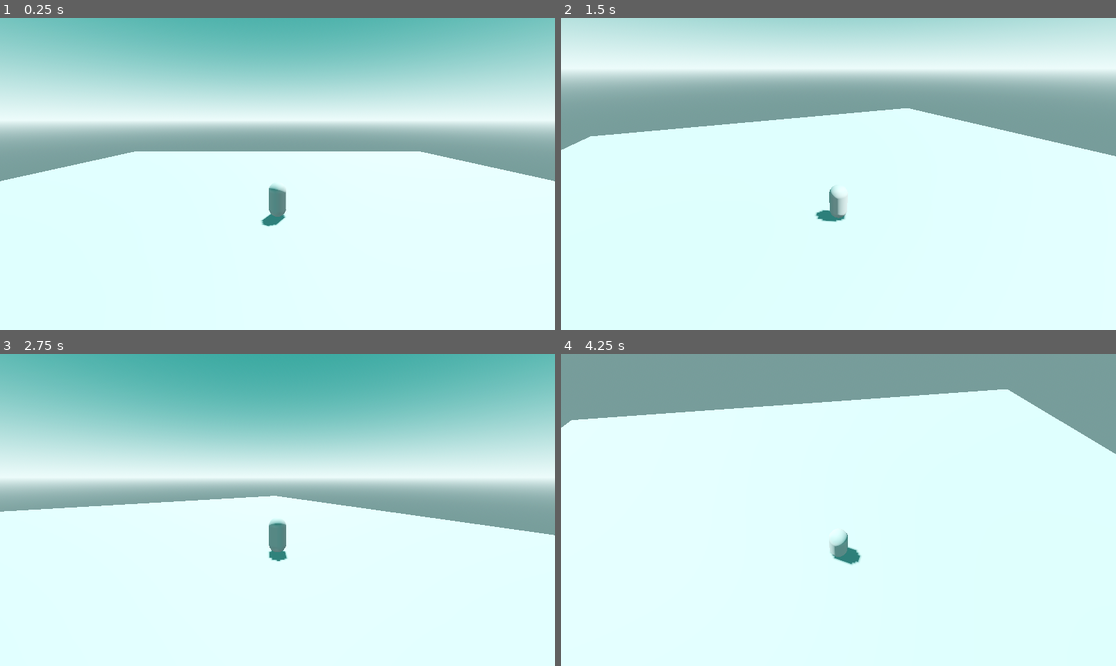
Above: before the commit, frames 1-4 (two rows, left to right).
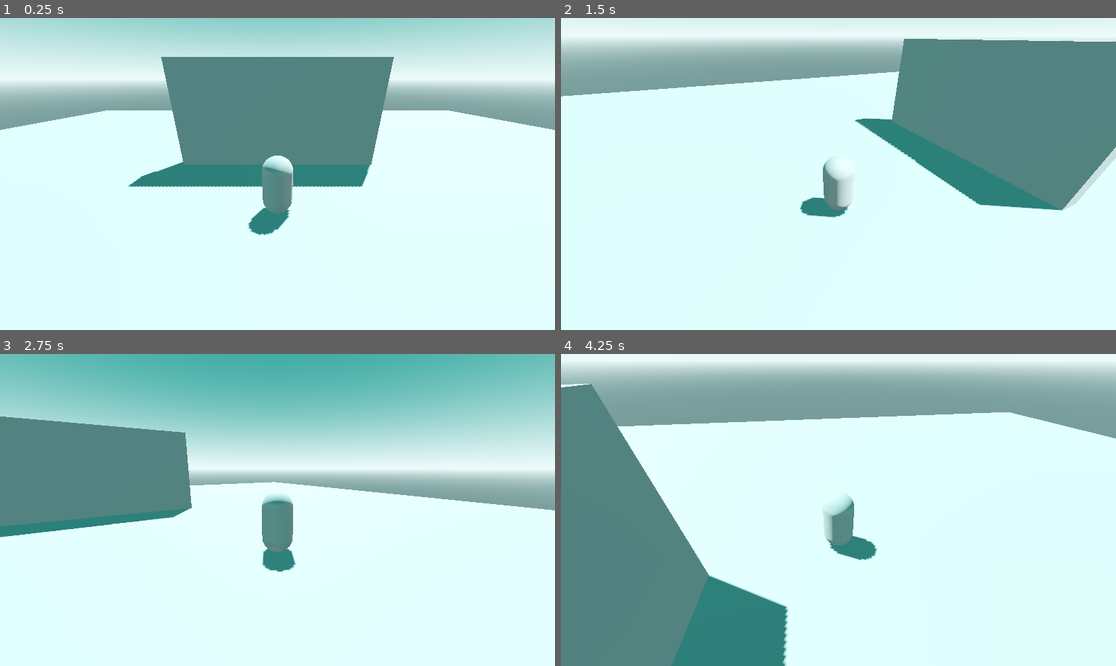
Above: after the commit, the same moments.

Repository: cliff-lilly-jean/botw-clone-v1
Game: Godot game, scene res://scenes/level.tscn
The game is run twice, just before and just after one commit, with the same random seed, the same clock (stepped at 60 frames per second) and the same inputs.
Inputs (mouse positions are in pixels of both pictures, inside the frame that each line leads up to):
- Up to frame 1 (0.25 s): no input
- Up to frame 2 (1.5 s): tap Enter at 0.5 s; move the mouse to (960, 158) at 0.52 s; hold D (right) 0.53-1.28 s; tap Space (jump) at 0.6, 0.77, 1.07, 1.35 s; move the mouse to (727, 189) at 1.27 s; hold S (backward) from 1.28 s (still down)
- Up to frame 3 (2.75 s): tap Space (jump) at 1.52, 1.82, 2.1 s; move the mouse to (333, 441) at 2.02 s; release S (backward) at 2.03 s; hold D (right) from 2.03 s (still down)
- Up to frame 4 (4.25 s): move the mouse to (810, 572) at 2.77 s; release D (right) at 2.78 s; hold W (forward) 2.78-3.53 s; tap Space (jump) at 2.85, 3.02, 3.32, 3.6, 3.77, 4.07 s; move the mouse to (1005, 556) at 3.52 s; hold A (left) from 3.53 s (still down)

The runs differ from the first frame. In frame 1, 47% of the frame differs, in the area x 0-100%, y 0-70%; in frame 2, 42%; in frame 3, 19%; in frame 4, 35%.

Commit message:
added the camera rotation and the jump mechanic to the player

Diff:
--- a/scenes/entities/player/camera_controller.gd
+++ b/scenes/entities/player/camera_controller.gd
@@ -1,7 +1,10 @@
 extends Node3D
 
+@export var min_limit_x : float
+@export var max_limit_x : float
 @export var horizontal_acceleration : float = 2.0
 @export var vertical_acceleration : float = 1.0
+@export var mouse_acceleration: float = 0.005
 
 func _process(delta: float) -> void:
 
@@ -13,7 +16,7 @@
 
 func _input(event: InputEvent) -> void:
 	if event is InputEventMouseMotion:
-		rotate_from_vector(event.relative * 0.005)
+		rotate_from_vector(event.relative * mouse_acceleration)
 
 
 func rotate_from_vector(v: Vector2) -> void:
@@ -24,4 +27,4 @@
 
 	# rotate vertically along the x axis and clamp the rotation
 	rotation.x -= v.y
-	rotation.x = clampf(rotation.x, -0.8, 0.1)
+	rotation.x = clampf(rotation.x, min_limit_x, max_limit_x)
--- a/scenes/entities/player/camera_controller.tscn
+++ b/scenes/entities/player/camera_controller.tscn
@@ -2,8 +2,12 @@
 
 [ext_resource type="Script" uid="uid://c575kblvgf2io" path="res://scenes/entities/player/camera_controller.gd" id="1_vt637"]
 
-[node name="CameraController" type="Node3D" unique_id=783146218]
+[sub_resource type="SphereShape3D" id="SphereShape3D_vt637"]
+
+[node name="CameraController" type="SpringArm3D" unique_id=910783868]
+shape = SubResource("SphereShape3D_vt637")
+spring_length = 6.5
 script = ExtResource("1_vt637")
 
 [node name="Camera3D" type="Camera3D" parent="." unique_id=54325378]
-transform = Transform3D(1, 0, 0, 0, 0.96665823, 0.25607005, 0, -0.25607005, 0.96665823, 0, 5.3115335, 10.673502)
+current = true
--- a/scenes/entities/player/player.gd
+++ b/scenes/entities/player/player.gd
@@ -1,4 +1,13 @@
 extends CharacterBody3D
+
+# jump
+@export var jump_height : float = 2.25
+@export var jump_time_to_peak : float = 0.4
+@export var jump_time_to_decent : float = 0.3
+
+@onready var jump_velocity :float = ((2.0 * jump_height) / jump_time_to_peak) * -1.0
+@onready var jump_gravity : float = ((-2.0 * jump_height) / (jump_time_to_peak * jump_time_to_peak)) * -1.0
+@onready var fall_gravity : float = ((-2.0 * jump_height) / (jump_time_to_decent * jump_time_to_decent)) * -1.0
 
 @export var base_speed : float = 4.0
 
@@ -10,4 +19,13 @@
 	movement_input = Input.get_vector("left", "right", "forward", "backward").rotated(-camera.global_rotation.y)
 	velocity = Vector3(movement_input.x, 0, movement_input.y) * base_speed
 
+	jump(delta)
+
 	move_and_slide()
+
+func jump(delta: float) -> void:
+	if is_on_floor():
+		if Input.is_action_just_pressed("jump"):
+			velocity.y = -jump_velocity
+	var gravity = jump_gravity if velocity.y > 0.0 else fall_gravity
+	velocity.y -= gravity * delta
--- a/scenes/entities/player/player.tscn
+++ b/scenes/entities/player/player.tscn
@@ -19,3 +19,6 @@
 shape = SubResource("CapsuleShape3D_1hmtu")
 
 [node name="CameraController" parent="." unique_id=783146218 instance=ExtResource("2_635qg")]
+transform = Transform3D(1, 0, 0, 0, 0.90630776, 0.42261827, 0, -0.42261827, 0.90630776, 0, 1.4, 0)
+min_limit_x = -0.8
+max_limit_x = -0.2
--- a/scenes/level.tscn
+++ b/scenes/level.tscn
@@ -19,6 +19,9 @@
 
 [sub_resource type="BoxShape3D" id="BoxShape3D_2q6dc"]
 size = Vector3(50, 0.5, 50)
+
+[sub_resource type="BoxShape3D" id="BoxShape3D_w7c3h"]
+size = Vector3(10, 10, 1)
 
 [node name="Level" type="Node3D" unique_id=1775208473]
 
@@ -44,3 +47,12 @@
 
 [node name="CollisionShape3D" type="CollisionShape3D" parent="Environment/StaticBody3D" unique_id=1455199000]
 shape = SubResource("BoxShape3D_2q6dc")
+
+[node name="StaticBody3D2" type="StaticBody3D" parent="Environment" unique_id=128276032]
+transform = Transform3D(1, 0, 0, 0, 1, 0, 0, 0, 1, 0, 0, -4.6479588)
+
+[node name="CSGBox3D" type="CSGBox3D" parent="Environment/StaticBody3D2" unique_id=30416359]
+size = Vector3(10, 10, 1)
+
+[node name="CollisionShape3D" type="CollisionShape3D" parent="Environment/StaticBody3D2" unique_id=5300058]
+shape = SubResource("BoxShape3D_w7c3h")
